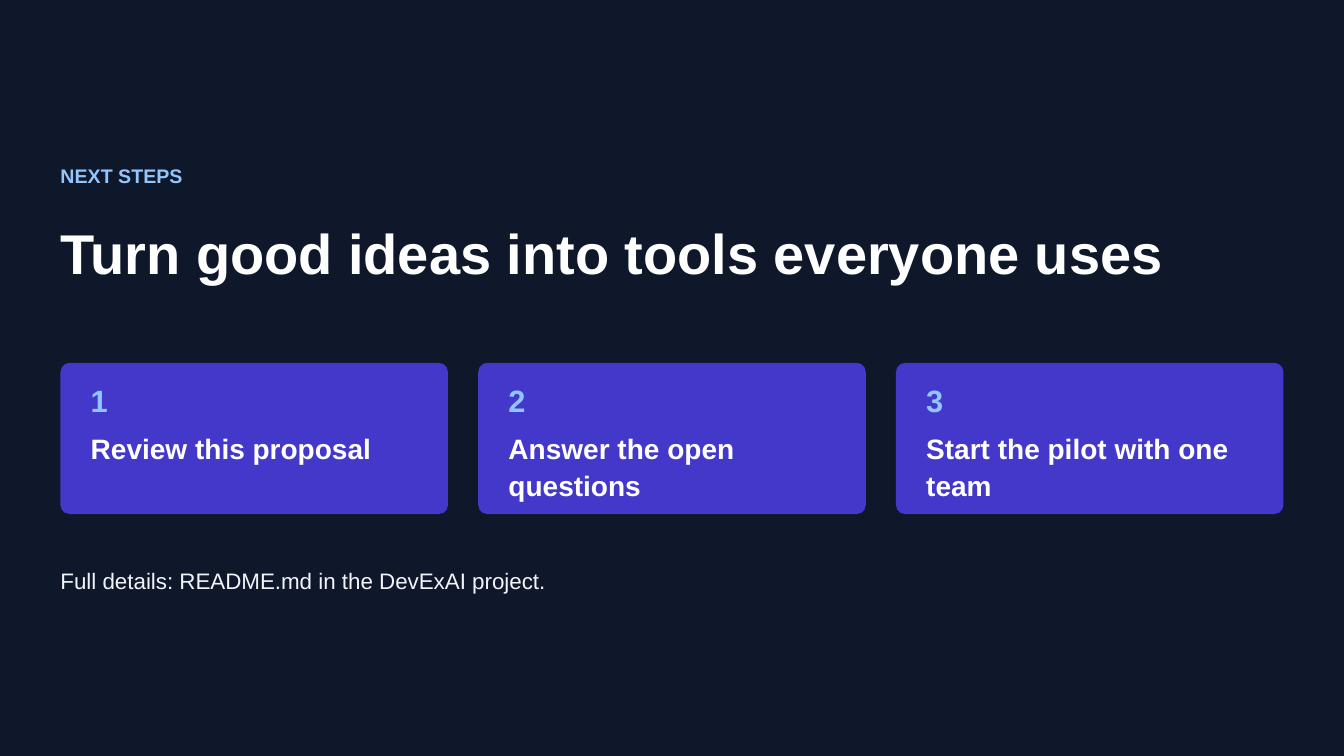
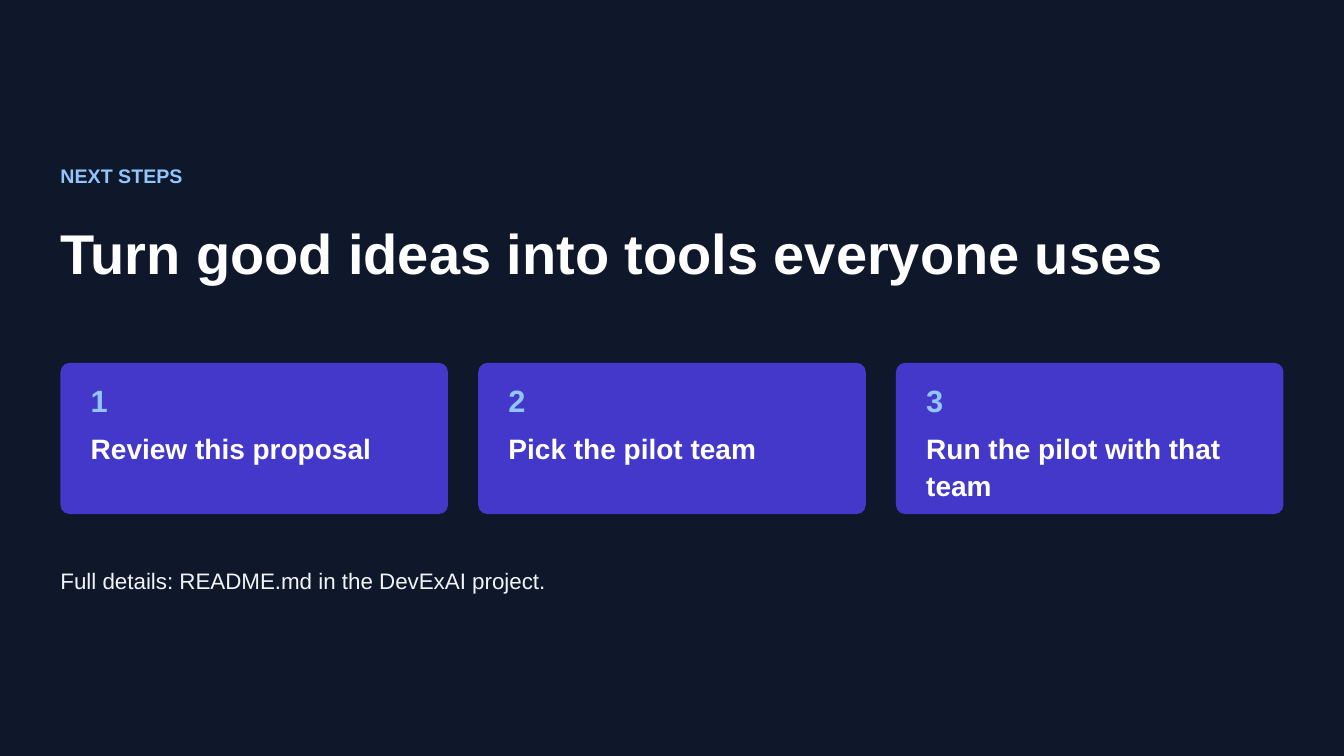
Before and after one commit to raghavsatyadev/DevExAI, a slide deck: slide 19 of DevExAI.pptx. Drawn at 1344x756 pixels with LibreOffice and Linux fonts; fonts in the diff are those of the drawing; background and template pictures are left out. Boxes give left, top, right and bottom in pixels: in the first picture for what was removed or moved away, otherwise in the second. Text is boxed around its words. In the diff, an @@ line names an element or a change of style, - is before the commit and + after.

```diff
--- a/DevExAI.pptx
+++ b/DevExAI.pptx
@@ text at bbox=[508, 438, 756, 464]: text changed @@
-Answer the open questions
+Pick the pilot team
@@ text at bbox=[926, 438, 1220, 497]: text changed @@
-Start the pilot with one team
+Run the pilot with that team
```
Also in this commit, not shown: 13 other slides changed, 3 other files.
